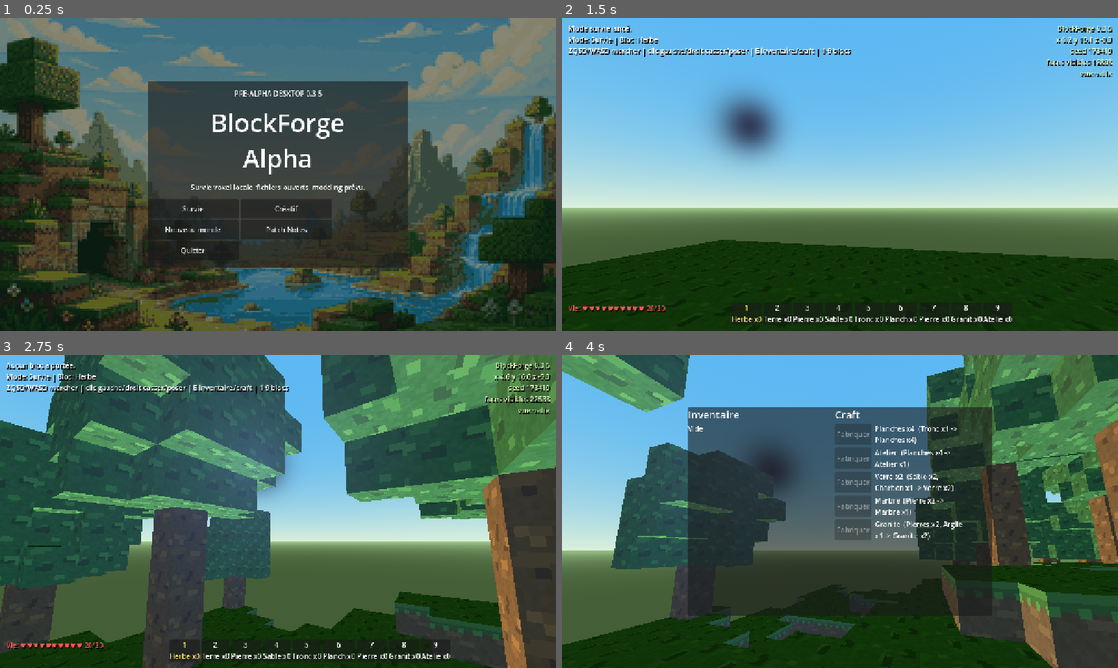
Above: before the commit, frames 1-4 (two rows, left to right).
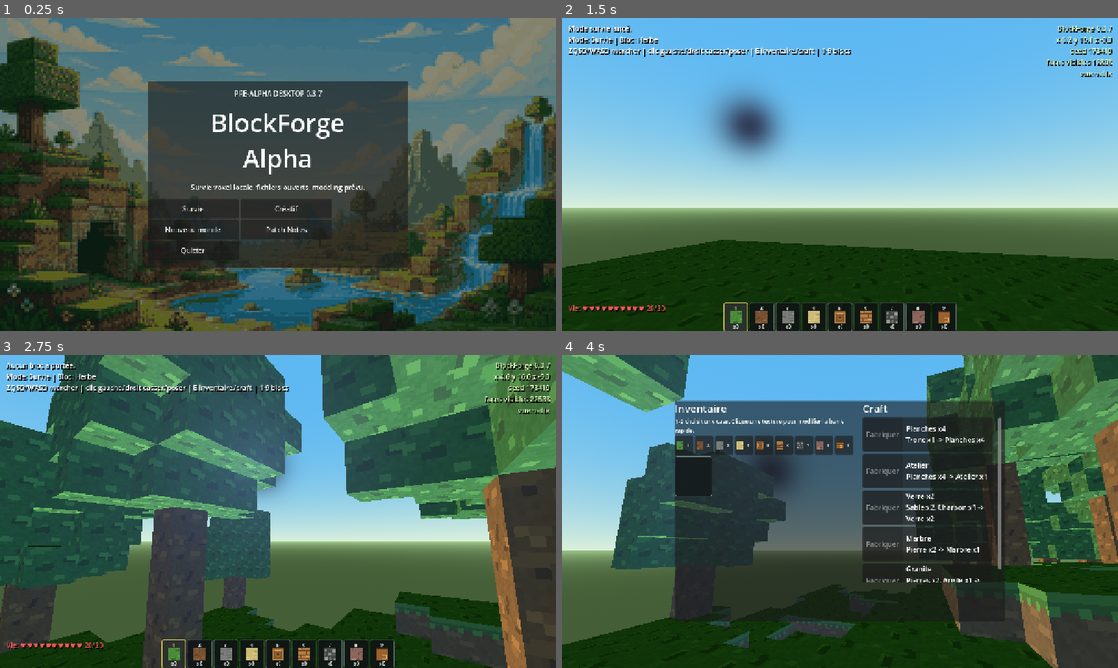
Above: after the commit, the same moments.

Repository: contactstreamalliance-star/BlockForge_project-off
Game: Godot game, scene res://scenes/main.tscn
Two runs of this game, one before a commit and one after it. Both use one fixed random seed, a clock stepped at 60 frames per second and the inputs below.
Inputs (mouse positions are in pixels of both pictures, inside the frame that each line leads up to):
- Up to frame 1 (0.25 s): no input
- Up to frame 2 (1.5 s): click "Survie" at 0.5 s; tap Enter at 1.25 s; move the mouse to (867, 174) at 1.27 s; hold W from 1.28 s (still down); hold Q from 1.28 s (still down); click (867, 174) at 1.42 s
- Up to frame 3 (2.75 s): keep holding W; tap Space at 1.52, 2.27 s; move the mouse to (250, 511) at 2.02 s; release Q at 2.03 s; tap Z at 2.1 s; click (250, 511) at 2.17 s
- Up to frame 4 (4 s): move the mouse to (851, 505) at 2.77 s; tap E at 2.85 s; click (851, 505) at 2.92 s; release W at 3.5 s; click (684, 445) at 3.5 s, where only the run after the commit has a clickable "1"

The runs differ from the first frame. In frame 1, less than 0.1% of the frame differs, in the area x 57-58%, y 23-26%; in frame 2, 2.3%; in frame 3, 2.1%; in frame 4, 14%, in the area x 20-80%, y 14-86%.

Commit message:
Update inventory textures and hotbar editing

Diff:
--- a/assets/patch_notes.json
+++ b/assets/patch_notes.json
@@ -1,5 +1,44 @@
 {
   "updates": [
+    {
+      "version": "0.3.7-godot",
+      "title": "Textures dans l'inventaire et barre rapide modifiable",
+      "date": "2026-09-10",
+      "description": "L'inventaire et la barre rapide utilisent maintenant les textures des blocs au lieu d'afficher surtout leurs noms.",
+      "added": [
+        "Icônes de textures dans la barre rapide.",
+        "Mini barre rapide dans l'inventaire pour choisir la case à modifier.",
+        "Clic sur une texture d'inventaire pour l'envoyer dans la case rapide sélectionnée.",
+        "Affichage des blocs posables en mode créatif pour personnaliser la barre rapide facilement."
+      ],
+      "changed": [
+        "Les noms des blocs ne sont plus affichés directement dans les cases d'inventaire.",
+        "Les noms restent disponibles au survol pour garder l'interface lisible.",
+        "Les touches 1 à 9 sélectionnent aussi la case à modifier quand l'inventaire est ouvert."
+      ],
+      "removed": [
+        "Ancienne barre rapide principalement basée sur du texte."
+      ]
+    },
+    {
+      "version": "0.3.6-godot",
+      "title": "Inventaire visuel et asset sécurisé",
+      "date": "2026-09-10",
+      "description": "Utilisation prudente de l'asset d'inventaire ajouté comme inspiration, sans importer son système complet qui bloquait Godot.",
+      "added": [
+        "Nouvelles cases d'inventaire avec icône, quantité et survol.",
+        "Grille d'inventaire défilable pour accueillir plus d'objets sans déborder.",
+        "Liste de craft défilable avec cartes plus lisibles."
+      ],
+      "changed": [
+        "L'inventaire n'est plus une simple liste texte.",
+        "Les icônes utilisent directement les textures des blocs déjà présents dans le jeu.",
+        "Le pack d'inventaire externe est gardé hors du projet actif pour éviter ses erreurs de dépendances."
+      ],
+      "removed": [
+        "Import direct du pack Godot-Inventory dans le projet actif."
+      ]
+    },
     {
       "version": "0.3.5-godot",
       "title": "Optimisations regroupées",
--- a/scripts/main.gd
+++ b/scripts/main.gd
@@ -3,7 +3,7 @@
 const BLOCKS_PATH := "res://assets/blocks.json"
 const WORLDGEN_PATH := "res://assets/worldgen.json"
 const SAVE_PATH := "user://blockforge_alpha_world.json"
-const VERSION_LABEL := "0.3.5"
+const VERSION_LABEL := "0.3.7"
 const EYE_HEIGHT := 1.62
 const PLAYER_RADIUS := 0.32
 const PLAYER_HEIGHT := 1.82
@@ -34,6 +34,7 @@
 
 const AudioLibraryScript := preload("res://scripts/systems/audio_library.gd")
 const BlockMaterialFactoryScript := preload("res://scripts/world/block_material_factory.gd")
+const BlockForgeInventorySlotScript := preload("res://scripts/ui/blockforge_inventory_slot.gd")
 const CraftingBookScript := preload("res://scripts/systems/crafting_book.gd")
 const PatchNotesControllerScript := preload("res://scripts/ui/patch_notes_controller.gd")
 const PlayerInventoryScript := preload("res://scripts/systems/player_inventory.gd")
@@ -52,7 +53,8 @@
 var hotbar_box: HBoxContainer
 var inventory_layer: CanvasLayer
 var inventory_panel: PanelContainer
-var inventory_list: VBoxContainer
+var inventory_hotbar_box: HBoxContainer
+var inventory_grid: GridContainer
 var recipes_list: VBoxContainer
 var game_over_layer: CanvasLayer
 var crosshair: Control
@@ -103,8 +105,11 @@
 var dropped_item_timer := 0.0
 var block_action_timer := 0.0
 var bulk_world_update := false
-var hotbar_labels := []
-var hotbar_last_texts := []
+var hotbar_slots := []
+var hotbar_icons := []
+var hotbar_counts := []
+var hotbar_keys := []
+var hotbar_last_signatures := []
 var last_status_text := ""
 var last_health_text := ""
 var last_debug_text := ""
@@ -416,9 +421,9 @@
 	hotbar_box.anchor_right = 0.5
 	hotbar_box.anchor_top = 1.0
 	hotbar_box.anchor_bottom = 1.0
-	hotbar_box.offset_left = -250.0
+	hotbar_box.offset_left = -285.0
 	hotbar_box.offset_top = -66.0
-	hotbar_box.offset_right = 250.0
+	hotbar_box.offset_right = 285.0
 	hotbar_box.offset_bottom = -14.0
 	hotbar_box.alignment = BoxContainer.ALIGNMENT_CENTER
 	hotbar_box.add_theme_constant_override("separation", 4)
@@ -457,15 +462,15 @@
 	inventory_layer.add_child(root)
 
 	inventory_panel = PanelContainer.new()
-	inventory_panel.custom_minimum_size = Vector2(700, 480)
+	inventory_panel.custom_minimum_size = Vector2(760, 500)
 	root.add_child(inventory_panel)
 
 	var columns := HBoxContainer.new()
-	columns.add_theme_constant_override("separation", 18)
+	columns.add_theme_constant_override("separation", 22)
 	inventory_panel.add_child(columns)
 
 	var inventory_column := VBoxContainer.new()
-	inventory_column.custom_minimum_size = Vector2(320, 430)
+	inventory_column.custom_minimum_size = Vector2(390, 440)
 	columns.add_child(inventory_column)
 
 	var inventory_title := Label.new()
@@ -473,12 +478,29 @@
 	inventory_title.add_theme_font_size_override("font_size", 24)
 	inventory_column.add_child(inventory_title)
 
-	inventory_list = VBoxContainer.new()
-	inventory_list.add_theme_constant_override("separation", 6)
-	inventory_column.add_child(inventory_list)
+	var inventory_hint := Label.new()
+	inventory_hint.text = "1-9 choisit une case. Clique une texture pour modifier la barre rapide."
+	inventory_hint.autowrap_mode = TextServer.AUTOWRAP_WORD_SMART
+	inventory_hint.add_theme_font_size_override("font_size", 13)
+	inventory_column.add_child(inventory_hint)
+
+	inventory_hotbar_box = HBoxContainer.new()
+	inventory_hotbar_box.add_theme_constant_override("separation", 4)
+	inventory_column.add_child(inventory_hotbar_box)
+
+	var inventory_scroll := ScrollContainer.new()
+	inventory_scroll.custom_minimum_size = Vector2(386, 380)
+	inventory_scroll.horizontal_scroll_mode = ScrollContainer.SCROLL_MODE_DISABLED
+	inventory_column.add_child(inventory_scroll)
+
+	inventory_grid = GridContainer.new()
+	inventory_grid.columns = 4
+	inventory_grid.add_theme_constant_override("h_separation", 8)
+	inventory_grid.add_theme_constant_override("v_separation", 8)
+	inventory_scroll.add_child(inventory_grid)
 
 	var recipes_column := VBoxContainer.new()
-	recipes_column.custom_minimum_size = Vector2(320, 430)
+	recipes_column.custom_minimum_size = Vector2(320, 440)
 	columns.add_child(recipes_column)
 
 	var recipes_title := Label.new()
@@ -486,9 +508,14 @@
 	recipes_title.add_theme_font_size_override("font_size", 24)
 	recipes_column.add_child(recipes_title)
 
+	var recipes_scroll := ScrollContainer.new()
+	recipes_scroll.custom_minimum_size = Vector2(316, 380)
+	recipes_scroll.horizontal_scroll_mode = ScrollContainer.SCROLL_MODE_DISABLED
+	recipes_column.add_child(recipes_scroll)
+
 	recipes_list = VBoxContainer.new()
 	recipes_list.add_theme_constant_override("separation", 6)
-	recipes_column.add_child(recipes_list)
+	recipes_scroll.add_child(recipes_list)
 
 
 func _setup_game_over_ui() -> void:
@@ -547,41 +574,73 @@
 
 
 func _refresh_inventory_ui() -> void:
-	for child in inventory_list.get_children():
+	_refresh_inventory_hotbar_editor()
+	for child in inventory_grid.get_children():
 		child.queue_free()
 	for child in recipes_list.get_children():
 		child.queue_free()
 
-	var item_ids: Array = player_inventory.copy_items().keys()
+	var item_ids: Array = placeable_blocks.duplicate() if game_mode == MODE_CREATIVE else player_inventory.copy_items().keys()
 	item_ids.sort()
 	if item_ids.is_empty():
-		var empty := Label.new()
-		empty.text = "Vide"
-		inventory_list.add_child(empty)
+		var empty_slot = BlockForgeInventorySlotScript.new()
+		empty_slot.setup("Vide", 0, null, "", false)
+		inventory_grid.add_child(empty_slot)
 	else:
 		for id in item_ids:
-			var label := Label.new()
-			label.text = "%s x%d" % [_block_name(String(id)), player_inventory.count(String(id))]
-			inventory_list.add_child(label)
+			var block_id := String(id)
+			var amount: int = player_inventory.count(block_id) if game_mode == MODE_SURVIVAL else 0
+			var slot = BlockForgeInventorySlotScript.new()
+			slot.setup(_block_name(block_id), amount, _block_icon_texture(block_id), block_id, false)
+			slot.pressed.connect(_assign_hotbar_from_inventory)
+			inventory_grid.add_child(slot)
 
 	for recipe in crafting_book.get_recipes():
-		var row := HBoxContainer.new()
-		row.add_theme_constant_override("separation", 8)
+		var row := PanelContainer.new()
+		row.custom_minimum_size = Vector2(300, 78)
+		var box := HBoxContainer.new()
+		box.add_theme_constant_override("separation", 8)
+		row.add_child(box)
 		var button := Button.new()
 		button.text = "Fabriquer"
 		button.disabled = not crafting_book.can_craft(recipe, player_inventory)
 		button.pressed.connect(_craft_recipe.bind(recipe))
-		row.add_child(button)
+		button.custom_minimum_size = Vector2(92, 42)
+		box.add_child(button)
 		var text := Label.new()
-		text.text = "%s  (%s -> %s)" % [
+		text.text = "%s\n%s -> %s" % [
 			String(recipe.get("name", recipe.get("id", "Recette"))),
 			_format_item_map(recipe.get("input", {})),
 			_format_item_map(recipe.get("output", {}))
 		]
 		text.autowrap_mode = TextServer.AUTOWRAP_WORD_SMART
-		text.custom_minimum_size = Vector2(220, 0)
-		row.add_child(text)
+		text.custom_minimum_size = Vector2(190, 0)
+		box.add_child(text)
 		recipes_list.add_child(row)
+
+
+func _refresh_inventory_hotbar_editor() -> void:
+	if inventory_hotbar_box == null:
+		return
+	for child in inventory_hotbar_box.get_children():
+		child.queue_free()
+	for i in range(min(hotbar.size(), 9)):
+		var id := String(hotbar[i])
+		var button := Button.new()
+		button.custom_minimum_size = Vector2(42, 42)
+		button.icon = _block_icon_texture(id)
+		button.text = str(i + 1)
+		button.tooltip_text = "%d - %s" % [i + 1, _block_name(id)]
+		button.add_theme_font_size_override("font_size", 11)
+		if i == selected_slot:
+			button.add_theme_color_override("font_color", Color(1.0, 0.9, 0.42))
+		button.pressed.connect(_select_inventory_hotbar_slot.bind(i))
+		inventory_hotbar_box.add_child(button)
+
+
+func _select_inventory_hotbar_slot(index: int) -> void:
+	_select_slot(index)
+	_refresh_inventory_hotbar_editor()
 
 
 func _craft_recipe(recipe: Dictionary) -> void:
@@ -1560,6 +1619,25 @@
 func _select_slot(index: int) -> void:
 	selected_slot = posmod(index, min(hotbar.size(), 9))
 	_rebuild_hotbar()
+	if inventory_layer != null and inventory_layer.visible:
+		_refresh_inventory_hotbar_editor()
+
+
+func _assign_hotbar_from_inventory(id: String) -> void:
+	if id == "":
+		return
+	if not bool(blocks.get(id, {}).get("placeable", true)):
+		message = "%s ne peut pas être placé dans la barre rapide." % _block_name(id)
+		_update_hud()
+		return
+	var slot_count: int = min(hotbar.size(), 9)
+	if slot_count <= 0:
+		return
+	selected_slot = clampi(selected_slot, 0, slot_count - 1)
+	hotbar[selected_slot] = id
+	message = "%s ajouté en case %d." % [_block_name(id), selected_slot + 1]
+	_rebuild_hotbar()
+	_update_hud()
 
 
 func _selected_block_id() -> String:
@@ -1577,6 +1655,21 @@
 	return String(blocks.get(id, {}).get("name", id))
 
 
+func _block_icon_texture(id: String) -> Texture2D:
+	var block: Dictionary = blocks.get(id, {})
+	var textures: Dictionary = block.get("textures", {})
+	var path := ""
+	if textures.has("top"):
+		path = String(textures["top"])
+	elif textures.has("all"):
+		path = String(textures["all"])
+	elif textures.has("side"):
+		path = String(textures["side"])
+	if path == "":
+		return null
+	return _load_png_texture(path)
+
+
 func _refresh_inventory_if_open() -> void:
 	if inventory_layer != null and inventory_layer.visible:
 		_refresh_inventory_ui()
@@ -1584,42 +1677,100 @@
 
 func _rebuild_hotbar() -> void:
 	var slot_count: int = min(hotbar.size(), 9)
-	if hotbar_labels.size() != slot_count or hotbar_box.get_child_count() != slot_count:
+	if hotbar_slots.size() != slot_count or hotbar_box.get_child_count() != slot_count:
 		for child in hotbar_box.get_children():
 			child.queue_free()
-		hotbar_labels.clear()
-		hotbar_last_texts.clear()
+		hotbar_slots.clear()
+		hotbar_icons.clear()
+		hotbar_counts.clear()
+		hotbar_keys.clear()
+		hotbar_last_signatures.clear()
 		for i in range(slot_count):
 			var slot := PanelContainer.new()
-			slot.custom_minimum_size = Vector2(50, 50)
-			var label := Label.new()
-			label.horizontal_alignment = HORIZONTAL_ALIGNMENT_CENTER
-			label.vertical_alignment = VERTICAL_ALIGNMENT_CENTER
-			slot.add_child(label)
+			slot.custom_minimum_size = Vector2(56, 56)
+			slot.mouse_filter = Control.MOUSE_FILTER_STOP
+			slot.gui_input.connect(_on_hotbar_slot_input.bind(i))
+
+			var margin := MarginContainer.new()
+			margin.add_theme_constant_override("margin_left", 4)
+			margin.add_theme_constant_override("margin_top", 3)
+			margin.add_theme_constant_override("margin_right", 4)
+			margin.add_theme_constant_override("margin_bottom", 3)
+			slot.add_child(margin)
+
+			var stack := VBoxContainer.new()
+			stack.alignment = BoxContainer.ALIGNMENT_CENTER
+			stack.add_theme_constant_override("separation", 0)
+			margin.add_child(stack)
+
+			var key_label := Label.new()
+			key_label.text = str(i + 1)
+			key_label.horizontal_alignment = HORIZONTAL_ALIGNMENT_CENTER
+			key_label.add_theme_font_size_override("font_size", 11)
+			stack.add_child(key_label)
+
+			var icon := TextureRect.new()
+			icon.custom_minimum_size = Vector2(34, 28)
+			icon.expand_mode = TextureRect.EXPAND_FIT_WIDTH_PROPORTIONAL
+			icon.stretch_mode = TextureRect.STRETCH_KEEP_ASPECT_CENTERED
+			stack.add_child(icon)
+
+			var count_label := Label.new()
+			count_label.horizontal_alignment = HORIZONTAL_ALIGNMENT_CENTER
+			count_label.add_theme_font_size_override("font_size", 10)
+			stack.add_child(count_label)
+
 			hotbar_box.add_child(slot)
-			hotbar_labels.append(label)
-			hotbar_last_texts.append("")
+			hotbar_slots.append(slot)
+			hotbar_icons.append(icon)
+			hotbar_counts.append(count_label)
+			hotbar_keys.append(key_label)
+			hotbar_last_signatures.append("")
 	_refresh_hotbar_labels()
 
 
 func _refresh_hotbar_labels() -> void:
-	for i in range(min(hotbar.size(), hotbar_labels.size())):
+	for i in range(min(hotbar.size(), hotbar_slots.size())):
 		var id := String(hotbar[i])
-		var block: Dictionary = blocks.get(id, {})
 		var count_text := ""
 		if game_mode == MODE_SURVIVAL:
-			count_text = " x%d" % player_inventory.count(id)
-		var text := "%d\n%s%s" % [i + 1, String(block.get("name", id)).left(6), count_text]
-		var label: Label = hotbar_labels[i]
-		if i >= hotbar_last_texts.size():
-			hotbar_last_texts.append("")
-		if hotbar_last_texts[i] != text:
-			label.text = text
-			hotbar_last_texts[i] = text
+			count_text = "x%d" % player_inventory.count(id)
+		var signature := "%s:%s:%s" % [id, count_text, str(i == selected_slot)]
+		if i >= hotbar_last_signatures.size():
+			hotbar_last_signatures.append("")
+		if hotbar_last_signatures[i] != signature:
+			var icon: TextureRect = hotbar_icons[i]
+			var count_label: Label = hotbar_counts[i]
+			var key_label: Label = hotbar_keys[i]
+			icon.texture = _block_icon_texture(id)
+			count_label.text = count_text
+			count_label.visible = count_text != ""
+			key_label.text = str(i + 1)
+			hotbar_slots[i].tooltip_text = "%d - %s" % [i + 1, _block_name(id)]
+			hotbar_last_signatures[i] = signature
 		if i == selected_slot:
-			label.add_theme_color_override("font_color", Color(1.0, 0.9, 0.42))
+			_apply_hotbar_style(hotbar_slots[i], true)
+			hotbar_keys[i].add_theme_color_override("font_color", Color(1.0, 0.9, 0.42))
 		else:
-			label.add_theme_color_override("font_color", Color(1.0, 1.0, 1.0))
+			_apply_hotbar_style(hotbar_slots[i], false)
+			hotbar_keys[i].add_theme_color_override("font_color", Color(1.0, 1.0, 1.0))
+
+
+func _on_hotbar_slot_input(event: InputEvent, index: int) -> void:
+	if event is InputEventMouseButton and event.pressed and event.button_index == MOUSE_BUTTON_LEFT:
+		_select_slot(index)
+
+
+func _apply_hotbar_style(slot: PanelContainer, selected: bool) -> void:
+	var style := StyleBoxFlat.new()
+	style.bg_color = Color(0.17, 0.19, 0.18, 0.92) if selected else Color(0.06, 0.07, 0.08, 0.84)
+	style.border_color = Color(1.0, 0.88, 0.34, 0.95) if selected else Color(0.35, 0.40, 0.40, 0.78)
+	style.set_border_width_all(2 if selected else 1)
+	style.corner_radius_top_left = 4
+	style.corner_radius_top_right = 4
+	style.corner_radius_bottom_left = 4
+	style.corner_radius_bottom_right = 4
+	slot.add_theme_stylebox_override("panel", style)
 
 
 func _update_hud() -> void:
--- /dev/null
+++ b/scripts/ui/blockforge_inventory_slot.gd
@@ -0,0 +1,89 @@
+extends PanelContainer
+
+signal pressed(item_id: String)
+
+var normal_style := StyleBoxFlat.new()
+var hover_style := StyleBoxFlat.new()
+var icon_rect: TextureRect
+var name_label: Label
+var count_label: Label
+var item_id := ""
+
+
+func _init() -> void:
+	custom_minimum_size = Vector2(86, 92)
+	mouse_filter = Control.MOUSE_FILTER_STOP
+
+	normal_style.bg_color = Color(0.08, 0.10, 0.11, 0.86)
+	normal_style.border_color = Color(0.45, 0.52, 0.50, 0.72)
+	normal_style.set_border_width_all(1)
+	normal_style.corner_radius_top_left = 4
+	normal_style.corner_radius_top_right = 4
+	normal_style.corner_radius_bottom_left = 4
+	normal_style.corner_radius_bottom_right = 4
+	add_theme_stylebox_override("panel", normal_style)
+
+	hover_style.bg_color = Color(0.16, 0.18, 0.18, 0.94)
+	hover_style.border_color = Color(0.94, 0.82, 0.34, 0.9)
+	hover_style.set_border_width_all(2)
+	hover_style.corner_radius_top_left = 4
+	hover_style.corner_radius_top_right = 4
+	hover_style.corner_radius_bottom_left = 4
+	hover_style.corner_radius_bottom_right = 4
+
+	mouse_entered.connect(_on_mouse_entered)
+	mouse_exited.connect(_on_mouse_exited)
+	gui_input.connect(_on_gui_input)
+
+	var margin := MarginContainer.new()
+	margin.add_theme_constant_override("margin_left", 6)
+	margin.add_theme_constant_override("margin_top", 6)
+	margin.add_theme_constant_override("margin_right", 6)
+	margin.add_theme_constant_override("margin_bottom", 6)
+	add_child(margin)
+
+	var box := VBoxContainer.new()
+	box.alignment = BoxContainer.ALIGNMENT_CENTER
+	box.add_theme_constant_override("separation", 3)
+	margin.add_child(box)
+
+	icon_rect = TextureRect.new()
+	icon_rect.custom_minimum_size = Vector2(38, 38)
+	icon_rect.expand_mode = TextureRect.EXPAND_FIT_WIDTH_PROPORTIONAL
+	icon_rect.stretch_mode = TextureRect.STRETCH_KEEP_ASPECT_CENTERED
+	box.add_child(icon_rect)
+
+	name_label = Label.new()
+	name_label.horizontal_alignment = HORIZONTAL_ALIGNMENT_CENTER
+	name_label.clip_text = true
+	name_label.add_theme_font_size_override("font_size", 12)
+	box.add_child(name_label)
+
+	count_label = Label.new()
+	count_label.horizontal_alignment = HORIZONTAL_ALIGNMENT_CENTER
+	count_label.add_theme_font_size_override("font_size", 13)
+	box.add_child(count_label)
+
+
+func setup(display_name: String, amount: int, texture: Texture2D = null, block_id: String = "", show_name: bool = false) -> void:
+	item_id = block_id
+	name_label.text = display_name
+	name_label.visible = show_name
+	count_label.text = "x%d" % amount
+	count_label.visible = amount > 0
+	icon_rect.texture = texture
+	icon_rect.visible = texture != null
+	tooltip_text = "%s\nQuantite: %d" % [display_name, amount]
+
+
+func _on_mouse_entered() -> void:
+	add_theme_stylebox_override("panel", hover_style)
+
+
+func _on_mouse_exited() -> void:
+	add_theme_stylebox_override("panel", normal_style)
+
+
+func _on_gui_input(event: InputEvent) -> void:
+	if event is InputEventMouseButton and event.pressed and event.button_index == MOUSE_BUTTON_LEFT:
+		pressed.emit(item_id)
Not shown, changed: .gitignore
Not shown, changed: CHANGELOG.md
Not shown, changed: README.md
Not shown, changed: docs/ARCHITECTURE.md
Not shown, changed: docs/PROJECT_STRUCTURE.md
